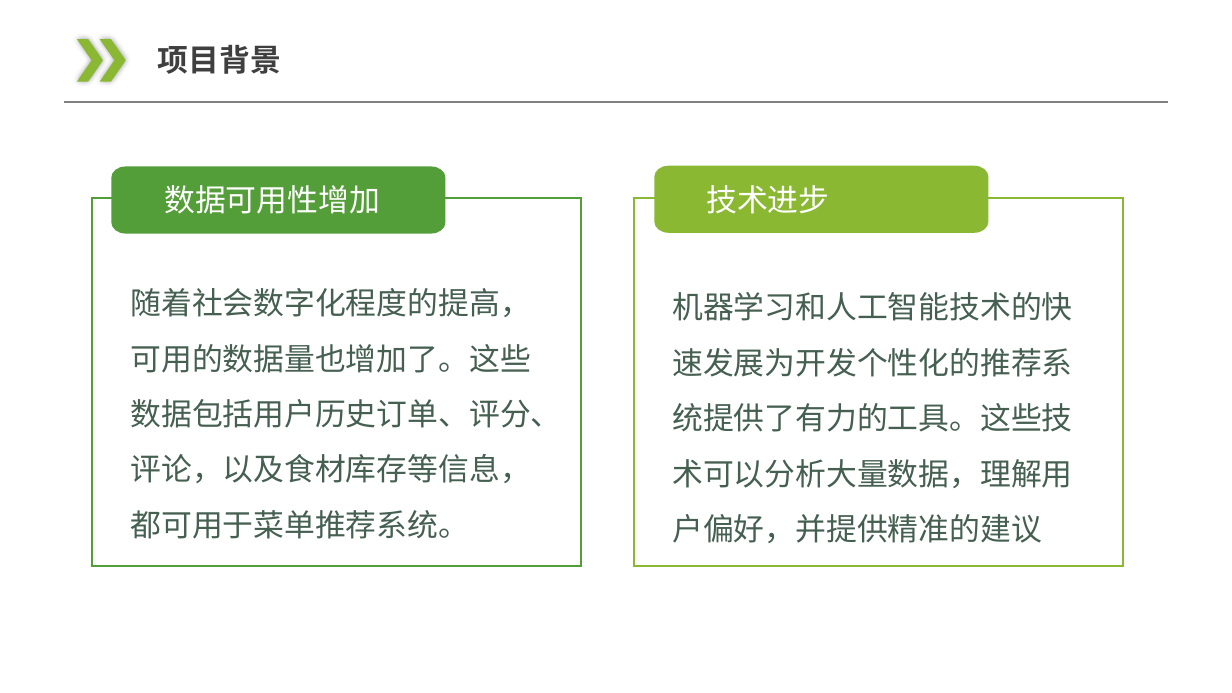
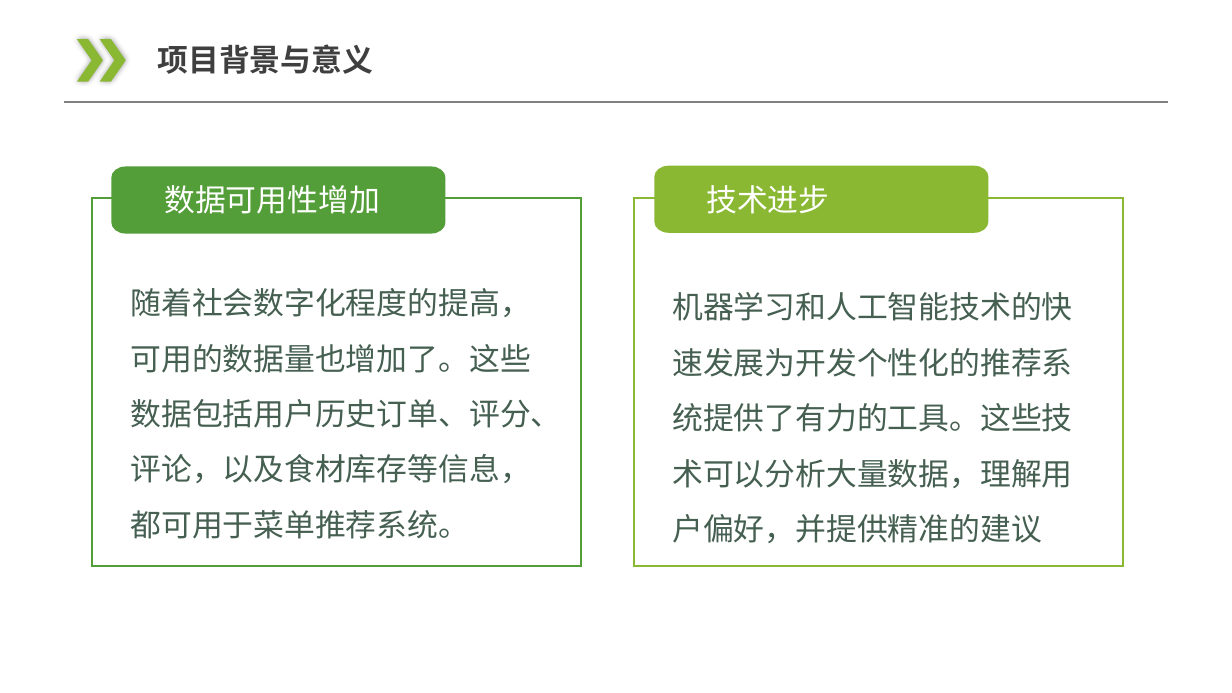
Before and after one commit to JakerHXR/Software-manage, a slide deck: slide 6 of doc/PPT/软件工程项目介绍PPT_2.1.pptx. Drawn at 1232x693 pixels with LibreOffice and Linux fonts; fonts in the diff are those of the drawing. Boxes give left, top, right and bottom in pixels: in the first picture for what was removed or moved away, otherwise in the second. Text is boxed around its words. In the diff, an @@ line names an element or a change of style, - is before the commit and + after.

```diff
--- a/doc/PPT/软件工程项目介绍PPT_2.1.pptx
+++ b/doc/PPT/软件工程项目介绍PPT_2.1.pptx
@@ text at box(158, 44, 374, 74): text changed @@
-项目背景
+项目背景与意义
```
Also in this commit, not shown: 7 other slides changed, 1 slide added, 1 other file.
